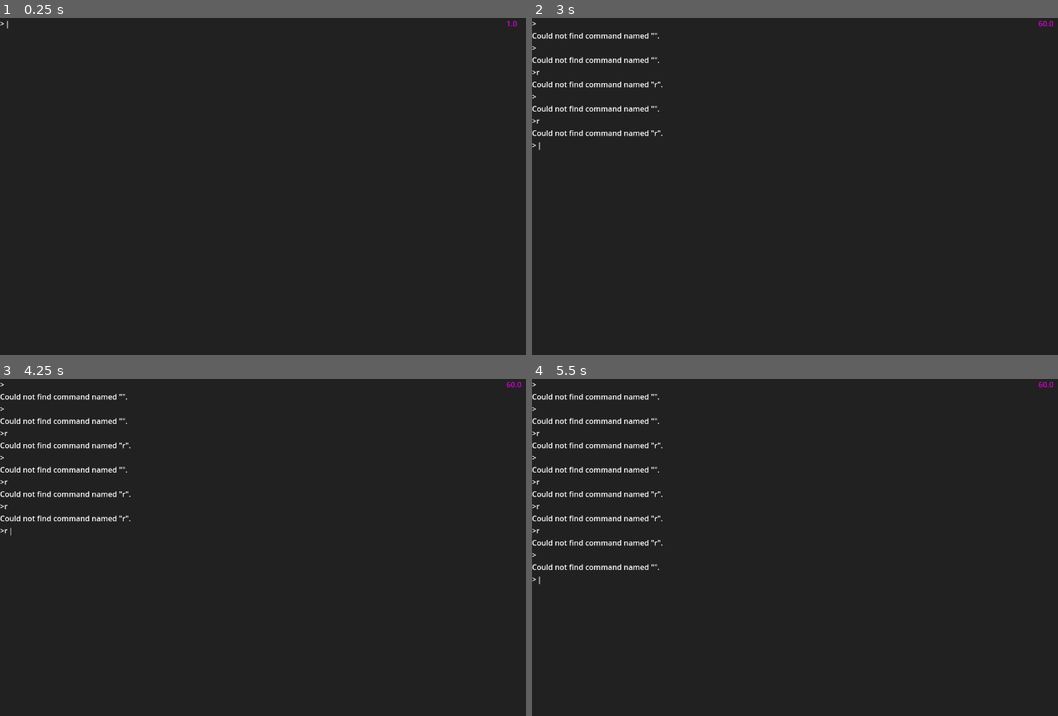
Above: before the commit, frames 1-4 (two rows, left to right).
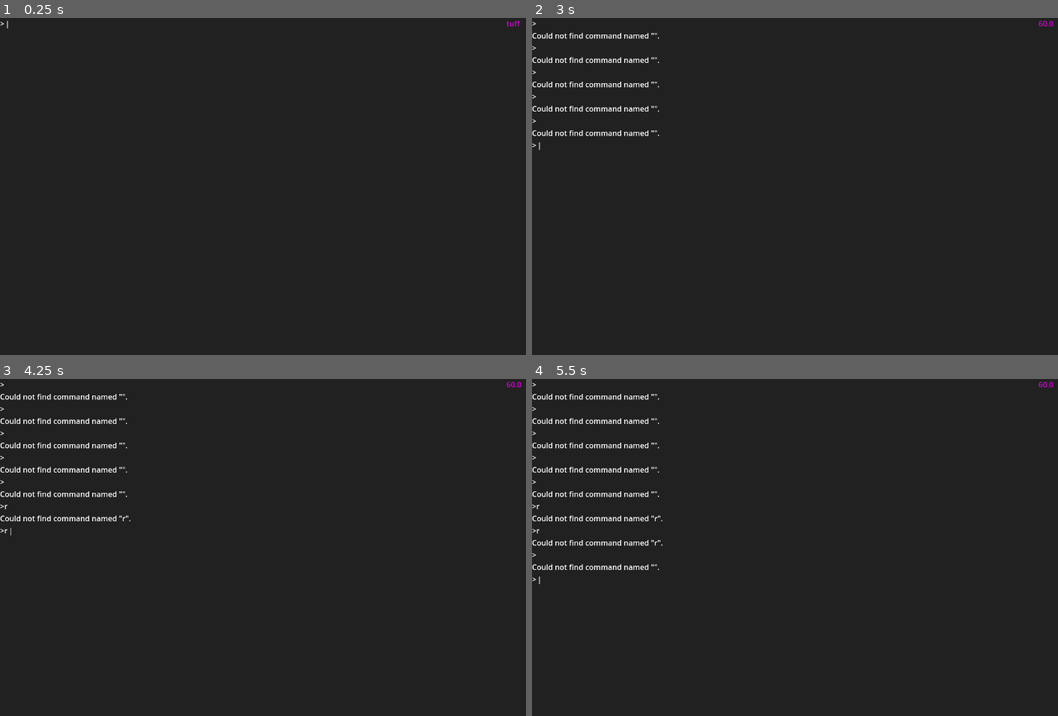
Above: after the commit, the same moments.

Repository: huhthatsnice/Square-Games
Game: Godot game, scene res://scenes/game.tscn
Same seed, same stepped clock (60 frames per second), same inputs: the game is played once before the commit and once after it.
Inputs (mouse positions are in pixels of both pictures, inside the frame that each line leads up to):
- Up to frame 1 (0.25 s): no input
- Up to frame 2 (3 s): tap Enter at 0.5, 0.6, 1.35, 2.3, 2.85 s; move the mouse to (outside the picture) at 0.52 s; hold Right 0.53-1.28 s; tap R (reset) at 1.25, 2, 2.75 s; move the mouse to (710, 203) at 1.27 s; hold Down 1.28-2.03 s; move the mouse to (889, 112) at 2.02 s; hold Right 2.03-2.78 s; tap Backspace at 2.1 s; move the mouse to (800, 253) at 2.77 s; hold Up from 2.78 s (still down)
- Up to frame 3 (4.25 s): tap R (reset) at 3.5, 4.15 s; move the mouse to (478, 598) at 3.52 s; release Up at 3.53 s; hold Left from 3.53 s (still down); tap Enter at 3.6 s
- Up to frame 4 (5.5 s): tap R (reset) at 4.25 s; move the mouse to (652, 496) at 4.27 s; tap Backspace at 4.35 s; tap Enter at 4.55, 5.1 s; move the mouse to (863, 547) at 5.02 s; release Left at 5.03 s; hold Down from 5.03 s (still down)

The runs differ from the first frame. In frame 1, less than 0.1% of the frame differs, in the area x 96-99%, y 0-3%; in frame 2, less than 0.1%, in the area x 0-25%, y 15-36%; in frame 3, less than 0.1%; in frame 4, less than 0.1%.

Commit message:
add more stuff
add hud elements, increase audiomanager accuracy(?), add command history to terminal

Diff:
--- a/project.godot
+++ b/project.godot
@@ -84,6 +84,15 @@
 
 limits/debugger/max_queued_messages=4096
 
+[physics]
+
+2d/run_on_separate_thread=true
+3d/run_on_separate_thread=true
+common/physics_ticks_per_second=1
+common/max_physics_steps_per_frame=1
+3d/solver/solver_iterations=1
+2d/solver/solver_iterations=1
+
 [rendering]
 
 occlusion_culling/bvh_build_quality=0
--- a/scenes/game.tscn
+++ b/scenes/game.tscn
@@ -1,16 +1,11 @@
-[gd_scene load_steps=3 format=3 uid="uid://dxie0udrkwq8l"]
+[gd_scene load_steps=2 format=3 uid="uid://dxie0udrkwq8l"]
 
 [ext_resource type="Script" uid="uid://bpbaqt3f4n3k6" path="res://scripts/fps.gd" id="3_lnu2h"]
 
-[sub_resource type="Environment" id="Environment_lnu2h"]
-ambient_light_source = 1
-reflected_light_source = 1
-
 [node name="Game" type="Node3D"]
 
-[node name="Camera3D" type="Camera3D" parent="."]
+[node name="Camera" type="Camera3D" parent="."]
 transform = Transform3D(-1, 0, -8.74228e-08, 0, 1, 0, 8.74228e-08, 0, -1, 0, 0, 0)
-environment = SubResource("Environment_lnu2h")
 current = true
 
 [node name="UI" type="Control" parent="."]
--- /dev/null
+++ b/scenes/prefabs/hud.tscn
@@ -0,0 +1,88 @@
+[gd_scene load_steps=8 format=3 uid="uid://dahe8rudiub87"]
+
+[ext_resource type="Script" uid="uid://cwtqd0wplij0p" path="res://scripts/classes/Hud.gd" id="1_eo3kg"]
+[ext_resource type="FontFile" uid="uid://cda1luwsuw12j" path="res://assets/fonts/Comfortaa-VariableFont_wght.ttf" id="2_ijk2n"]
+
+[sub_resource type="Gradient" id="Gradient_eo3kg"]
+interpolation_mode = 1
+colors = PackedColorArray(0, 0, 0, 0, 1, 1, 1, 1)
+
+[sub_resource type="GradientTexture2D" id="GradientTexture2D_ijk2n"]
+gradient = SubResource("Gradient_eo3kg")
+width = 302
+height = 302
+fill = 2
+fill_from = Vector2(0.5, 0.5)
+
+[sub_resource type="ViewportTexture" id="ViewportTexture_brmql"]
+viewport_path = NodePath("InfoLeft/InfoLeftViewport")
+
+[sub_resource type="ViewportTexture" id="ViewportTexture_jxby8"]
+viewport_path = NodePath("InfoRight/InfoRightViewport")
+
+[sub_resource type="Theme" id="Theme_f20qw"]
+default_font = ExtResource("2_ijk2n")
+default_font_size = 25
+
+[node name="Hud" type="Node3D"]
+script = ExtResource("1_eo3kg")
+
+[node name="GridOutline" type="Sprite3D" parent="."]
+transform = Transform3D(-1, 0, -8.74228e-08, 0, 1, 0, 8.74228e-08, 0, -1, 0, 0, 0)
+double_sided = false
+texture = SubResource("GradientTexture2D_ijk2n")
+
+[node name="InfoLeft" type="Sprite3D" parent="."]
+transform = Transform3D(-1, 0, -8.74228e-08, 0, 1, 0, 8.74228e-08, 0, -1, 2.25, 0, 0)
+double_sided = false
+texture = SubResource("ViewportTexture_brmql")
+
+[node name="InfoLeftViewport" type="SubViewport" parent="InfoLeft"]
+unique_name_in_owner = true
+disable_3d = true
+transparent_bg = true
+size = Vector2i(150, 300)
+render_target_clear_mode = 2
+render_target_update_mode = 1
+
+[node name="InfoRight" type="Sprite3D" parent="."]
+transform = Transform3D(-1, 0, -8.74228e-08, 0, 1, 0, 8.74228e-08, 0, -1, -2.25, 0, 0)
+double_sided = false
+texture = SubResource("ViewportTexture_jxby8")
+
+[node name="InfoRightViewport" type="SubViewport" parent="InfoRight"]
+unique_name_in_owner = true
+disable_3d = true
+transparent_bg = true
+size = Vector2i(150, 300)
+render_target_clear_mode = 2
+render_target_update_mode = 1
+
+[node name="Control" type="Control" parent="InfoRight/InfoRightViewport"]
+layout_mode = 3
+anchors_preset = 15
+anchor_right = 1.0
+anchor_bottom = 1.0
+grow_horizontal = 2
+grow_vertical = 2
+
+[node name="InfoRightText" type="RichTextLabel" parent="InfoRight/InfoRightViewport/Control"]
+unique_name_in_owner = true
+layout_mode = 1
+anchors_preset = 15
+anchor_right = 1.0
+anchor_bottom = 1.0
+grow_horizontal = 2
+grow_vertical = 2
+theme = SubResource("Theme_f20qw")
+text = "
+HITS
+0
+
+
+
+
+MISSES
+0"
+scroll_active = false
+horizontal_alignment = 1
--- a/scripts/classes/Cursor.gd
+++ b/scripts/classes/Cursor.gd
@@ -3,25 +3,31 @@
 
 var pos: Vector2 = Vector2(0,0)
 var pos_world: Vector3 = Vector3(0,0,0)
+var camera: Camera3D
 
 const GRID_MAX = (3-0.28)/2 #(grid size - cursor size) / 2
 
 var grid_distance: float = SSCS.settings.grid_distance
 var pixels_per_grid_unit: float = SSCS.settings.pixels_per_grid_unit
 var inverted_pixels_per_grid_unit: float = 1/pixels_per_grid_unit
+var parallax: float = SSCS.settings.parallax
 
 func _ready() -> void:
 	var texture_size:Vector2 = self.texture.get_size()
 	self.scale=(Vector3(texture_size.x,texture_size.y,1)*self.pixel_size).inverse() * Vector3(0.28,0.28,1.0)
 	#print(self.scale)
 
+	camera = $"/root/Game/Camera"
+
 	pos_world=Vector3(pos.x,pos.y,grid_distance)
 	self.position=pos_world
+	camera.position=Vector3(pos.x*parallax,pos.y*parallax,0)
 
 func update_position() -> void:
 	pos_world.x=pos.x
 	pos_world.y=pos.y
 	self.position=pos_world
+	camera.position=Vector3(pos.x*parallax,pos.y*parallax,0)
 
 func _input(event: InputEvent) -> void:
 	if event is InputEventMouseMotion:
@@ -31,3 +37,4 @@
 		pos_world.x=pos.x
 		pos_world.y=pos.y
 		self.position=pos_world
+		camera.position=Vector3(pos.x*parallax,pos.y*parallax,0)
--- a/scripts/classes/GameHandler.gd
+++ b/scripts/classes/GameHandler.gd
@@ -4,6 +4,7 @@
 const cursor_base: PackedScene = preload("res://scenes/prefabs/cursor.tscn")
 const note_mesh: ArrayMesh = preload("res://assets/meshes/Rounded.obj")
 const note_material: ShaderMaterial = preload("res://assets/materials/note_shader_material.tres")
+const hud_base: PackedScene = preload("res://scenes/prefabs/hud.tscn")
 
 
 const nan_transform: Transform3D = Transform3D(Basis(),Vector3(-2^52,-2^52,-2^52))
@@ -13,6 +14,7 @@
 var notes: Array[Note]
 var allocated_notes: PackedByteArray = []
 var cursor: Cursor
+var hud: Hud
 
 var max_loaded_notes: int = 0
 
@@ -33,6 +35,8 @@
 var hitbox_size: float = SSCS.modifiers.hitbox_size
 
 var approach_time: float = (SSCS.settings.spawn_distance/SSCS.settings.approach_rate) * SSCS.modifiers.speed
+
+var no_fail: bool = SSCS.modifiers.no_fail
 
 var health: float = 5
 var reset_timer: int = -1
@@ -73,6 +77,9 @@
 
 	cursor = cursor_base.instantiate()
 	self.add_child(cursor)
+
+	hud = hud_base.instantiate()
+	self.add_child(hud)
 
 	self.multimesh = MultiMesh.new()
 
@@ -125,7 +132,7 @@
 	playing = true
 	AudioManager.set_stream(map.audio)
 	AudioManager.set_playback_speed(SSCS.modifiers.speed)
-	AudioManager.play(0)
+	AudioManager.play(-1)
 
 func stop() -> void:
 	assert(not stopped, "Tried to stop game manager more than once")
@@ -134,7 +141,7 @@
 	Input.mouse_mode=Input.MOUSE_MODE_VISIBLE
 	ended.emit()
 	playing = false
-	AudioManager.stop()
+	AudioManager.full_stop()
 
 func pause() -> void:
 	Input.mouse_mode=Input.MOUSE_MODE_VISIBLE
@@ -156,14 +163,16 @@
 	health=clamp(health+0.5,0,5)
 	#print(health)
 
+
 func _register_miss() -> void:
 	#print('miss')
 	misses+=1
 	health=clamp(health-1,0,5)
 	#print(health)
 
+
 func _check_death() -> void:
-	if health==-1 or (len(notes)==0 and last_loaded_note_id==len(map.data)):
+	if (health==0 and !no_fail) or (len(notes)==0 and last_loaded_note_id==len(map.data)):
 		stop()
 
 var last_load:float = 0
@@ -225,6 +234,7 @@
 
 	if note_added_or_removed:
 		note_added_or_removed = false
+		hud.update_info_right(hits,misses)
 		var top_note_id: int = allocated_notes.rfind(1)+1
 		if top_note_id != last_top_note_id:
 			self.multimesh.visible_instance_count = top_note_id
--- /dev/null
+++ b/scripts/classes/Hud.gd
@@ -0,0 +1,23 @@
+extends Node3D
+class_name Hud
+
+const info_right_base: String = """
+HITS
+{0}
+
+
+
+
+MISSES
+{1}"""
+
+@onready var viewport_right: SubViewport = %InfoRightViewport
+@onready var text_right: RichTextLabel = %InfoRightText
+
+func _ready() -> void:
+	self.position=Vector3(0,0,SSCS.settings.grid_distance)
+
+func update_info_right(hits: int, misses: int) -> void:
+	text_right.text = info_right_base.format([hits,misses])
+	viewport_right.render_target_clear_mode = SubViewport.CLEAR_MODE_ONCE
+	viewport_right.render_target_update_mode = SubViewport.UPDATE_ONCE
--- a/scripts/singletons/AudioManager.gd
+++ b/scripts/singletons/AudioManager.gd
@@ -7,6 +7,8 @@
 var elapsed: float = 0.0
 var last_update: int = 0
 var playback_speed: float = 1
+var compensation: float = 0
+var audio_began: bool = false
 
 signal ended
 
@@ -16,10 +18,14 @@
 	player.pitch_scale=playback_speed
 	player.volume_linear=0.5
 	player.finished.connect(func() -> void:
+		print("audio ended")
 		playing=false
+		audio_began=false
 		ended.emit()
 	)
 	self.add_child(player)
+
+	compensation = AudioServer.get_time_to_next_mix() + AudioServer.get_output_latency()
 
 func set_stream(new_stream: AudioStream) -> void:
 	stream = new_stream
@@ -31,11 +37,18 @@
 
 func play(from:float) -> void:
 	playing = true
-	player.play(from)
+	if from>=0:
+		player.play(from)
+		audio_began = true
 	elapsed=from
 	last_update = Time.get_ticks_usec()
 
 func stop() -> void:
+	playing = false
+	player.stop()
+
+func full_stop() -> void:
+	audio_began=false
 	playing = false
 	player.stop()
 
@@ -47,4 +60,6 @@
 	var current_update: int = Time.get_ticks_usec()
 	elapsed += (float(current_update-last_update)/1_000_000.0)*playback_speed
 	last_update = current_update
+	if !audio_began and elapsed>=0:
+		play(elapsed)
 	RenderingServer.global_shader_parameter_set("elapsed_time",elapsed)
--- a/scripts/singletons/SSCS.gd
+++ b/scripts/singletons/SSCS.gd
@@ -7,14 +7,16 @@
 		Color.from_string("#ffffff", Color.WHITE),
 		Color.from_string("#66ffff", Color.WHITE),
 	]
-	var grid_distance: float = 5
+	var grid_distance: float = 4
 	var vanish_distance: float = 0.2
 	var pixels_per_grid_unit: float = 80.0
+	var parallax: float = 0.1
 
 class Modifiers:
-	var hit_time: float = 50.0
+	var hit_time: float = 45.0
 	var hitbox_size: float = 1.28/2
 	var speed: float = 1
+	var no_fail: bool = false
 
 signal setting_updated(setting: String, old_value: Variant, new_value: Variant)
 signal modifier_updated(modifier: String, old_value: Variant, new_value: Variant)
@@ -56,6 +58,12 @@
 				TYPE_INT:
 					if !value.is_valid_int(): valid = false
 					new_value = value.to_int()
+				TYPE_BOOL:
+					var value_lower: String = value.to_lower()
+					if value_lower=="true" or value_lower=="false":
+						new_value = value_lower=="true"
+					else:
+						valid = false
 
 		if !valid:
 			return false
@@ -90,6 +98,12 @@
 				TYPE_INT:
 					if !value.is_valid_int(): valid = false
 					new_value = value.to_int()
+				TYPE_BOOL:
+					var value_lower: String = value.to_lower()
+					if value_lower=="true" or value_lower=="false":
+						new_value = value_lower=="true"
+					else:
+						valid = false
 
 		if !valid:
 			return false
--- a/scripts/singletons/Terminal.gd
+++ b/scripts/singletons/Terminal.gd
@@ -9,6 +9,9 @@
 var cursor: int = 0
 var selection_start: int = cursor
 var selection_end: int = cursor
+
+var command_history: Array[String] = []
+var command_history_cursor: int = -1
 
 signal line_entered
 
@@ -55,12 +58,27 @@
 							cursor = clamp(cursor - 1, 0, len(current_input))
 					KEY_ENTER:
 						console_text += ">" + current_input + "\n"
+						command_history.insert(0,current_input)
 						line_entered.emit(current_input)
 						current_input = ""
+						command_history_cursor=-1
 						cursor = 0
 					KEY_LEFT:
 						cursor = clamp(cursor - 1, 0, len(current_input))
 					KEY_RIGHT:
 						cursor = clamp(cursor + 1, 0, len(current_input))
+					KEY_UP:
+						if len(command_history)==0: return
+						command_history_cursor = clamp(command_history_cursor + 1, -1, len(command_history)-1)
+						current_input = command_history[command_history_cursor]
+						cursor = len(current_input)
+					KEY_DOWN:
+						if len(command_history)==0: return
+						command_history_cursor = clamp(command_history_cursor - 1, -1, len(command_history)-1)
+						if command_history_cursor==-1:
+							current_input = ""
+						else:
+							current_input = command_history[command_history_cursor]
+						cursor = len(current_input)
 
 			update_console()
Binary file added: assets/fonts/Comfortaa-VariableFont_wght.ttf
Not shown, added: assets/fonts/Comfortaa-VariableFont_wght.ttf.import
Not shown: 1 places in assets/materials/note_shader_material.tres that only renumber resources
Not shown, added: scripts/classes/Hud.gd.uid
